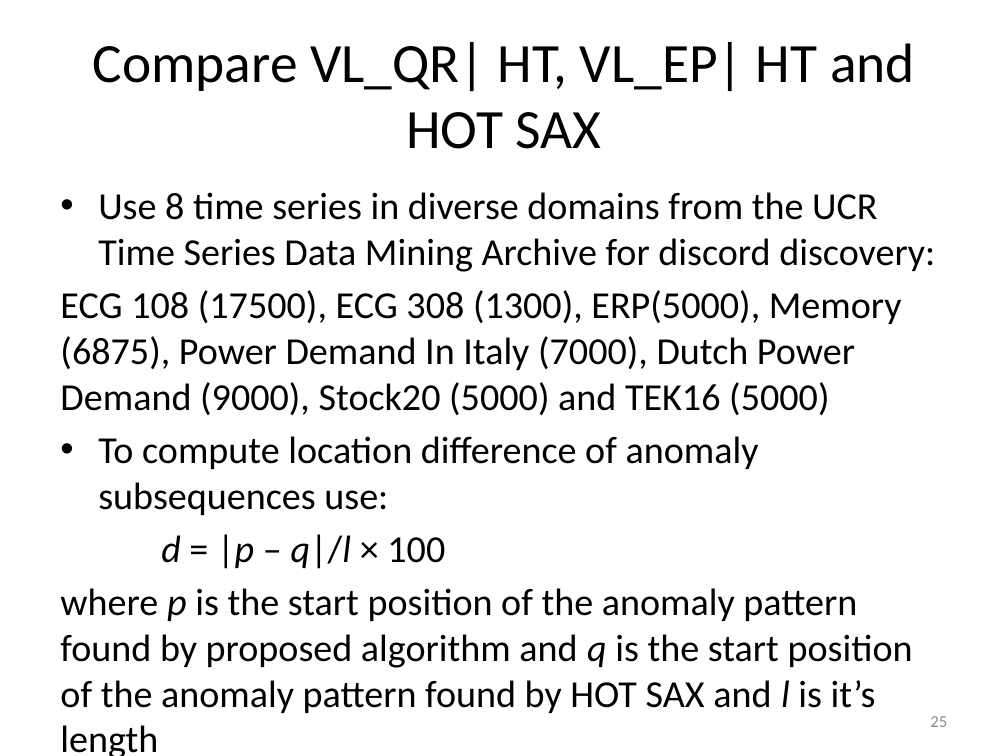
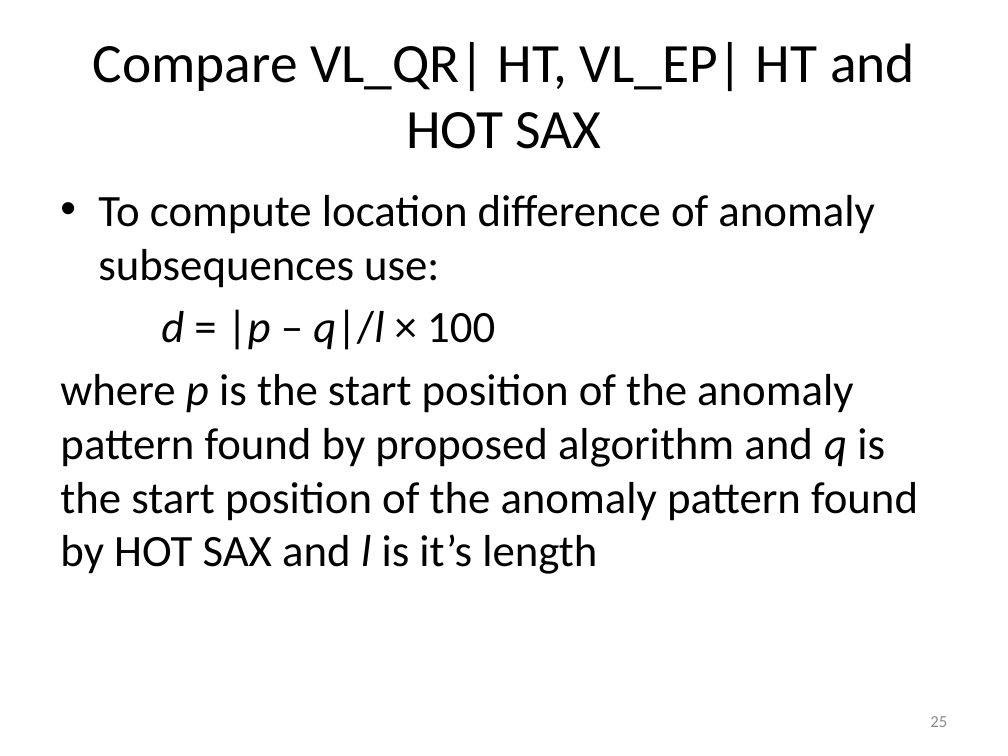
Before and after one commit to vyngo/caohoc-project-name, a slide deck: slide 25 of Report/pre.pptx. Drawn at 1008x756 pixels with LibreOffice and Linux fonts; fonts in the diff are those of the drawing. Boxes give left, top, right and bottom in pixels: in the first picture for what was removed or moved away, otherwise in the second. Text is boxed around its words. In the diff, an @@ line names an element or a change of style, - is before the commit and + after.

```diff
--- a/Report/pre.pptx
+++ b/Report/pre.pptx
@@ text "To compute location difference of ..." at (x1=60, y1=195, x2=918, y2=574): size 27.2 to 32 pt @@
@@ text at (x1=60, y1=192, x2=935, y2=415): paragraphs removed @@
-• Use 8 time series in diverse domains from the UCR Time Series Data Mining Archive for discord discovery:
-ECG 108 (17500), ECG 308 (1300), ERP(5000), Memory (6875), Power Demand In Italy (7000), Dutch Power Demand (9000), Stock20 (5000) and TEK16 (5000)
```
Also in this commit, not shown: 2 other slides changed, 8 slides added.
